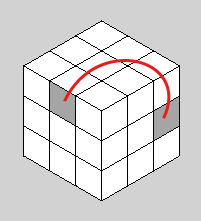
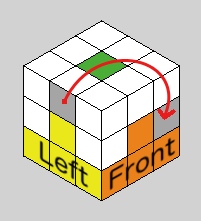
Before/after of a 201 x 221 layered artwork. What changed in the layer stack:
added layer "Pasted Layer" above "Layer #1" over (39, 137, 176, 191)
added layer "Layer #1" above "Layer" over (62, 99, 176, 120)
painted on "Cube white" over (24, 52, 179, 200)
